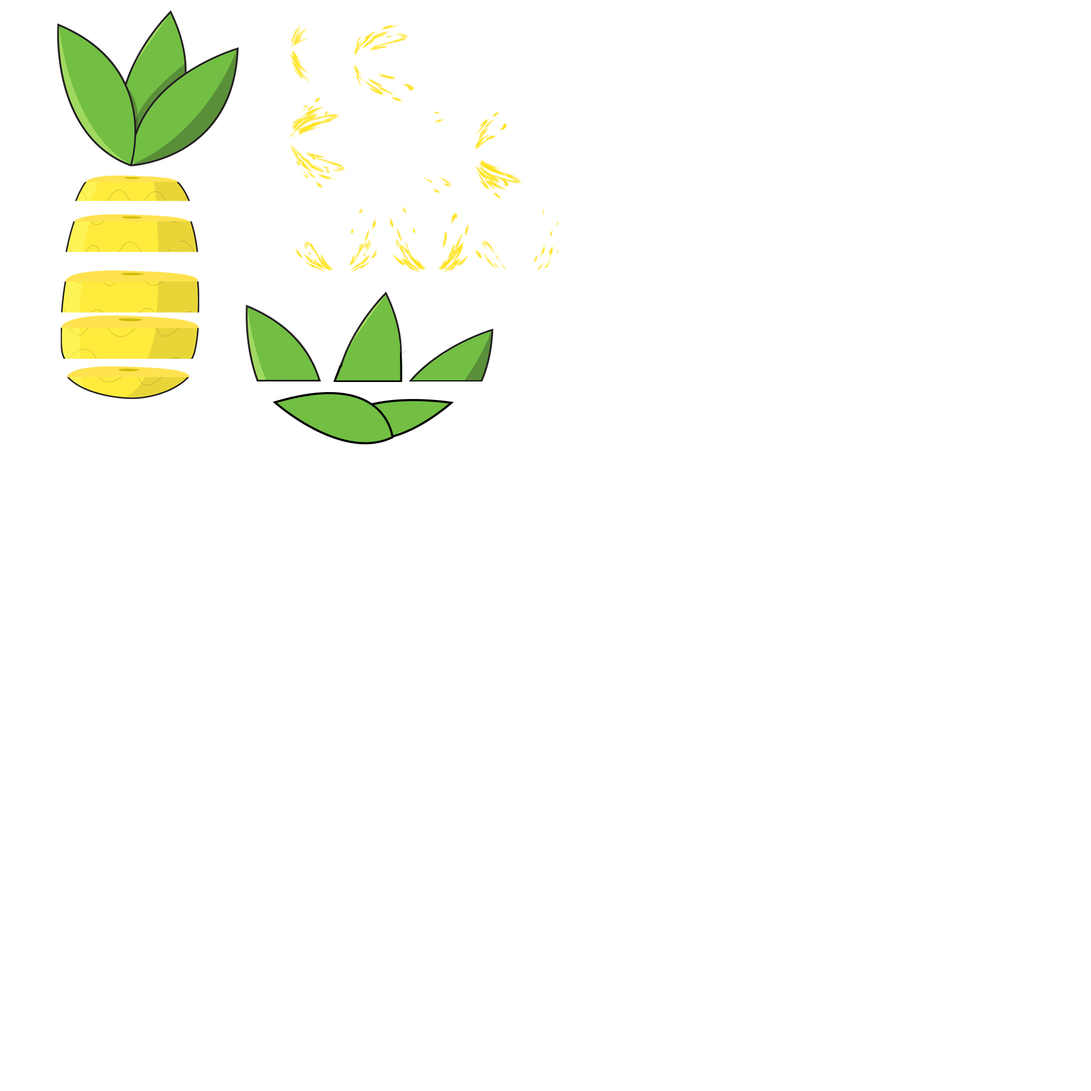
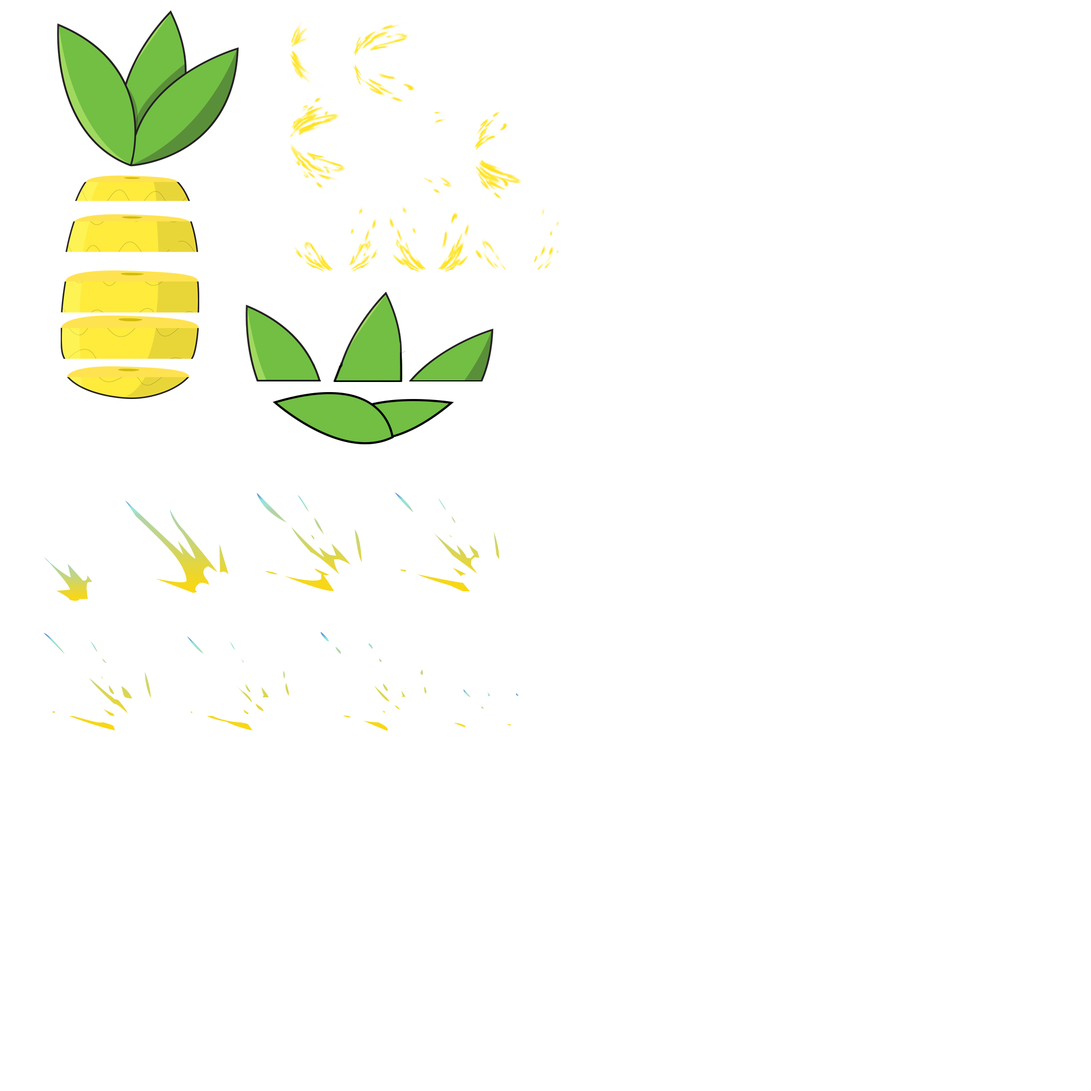
Layered file, before and after one edit (1091 x 1091). Changes by layer:
painted on "Shape 1" over [334, 394, 392, 443]
added group "Hit Effect" with 10 layers in group "Hair sliced" over [43, 492, 519, 732]
added layer "1" in group "Hit Effect" over [43, 556, 93, 602]
added layer "2" in group "Hit Effect" over [125, 500, 229, 594]
added layer "3" in group "Hit Effect" over [256, 492, 362, 592]
added layer "4" in group "Hit Effect" over [394, 492, 500, 592]
added layer "5" in group "Hit Effect" over [43, 633, 151, 731]
added layer "6" in group "Hit Effect" over [187, 636, 290, 731]
added layer "7" in group "Hit Effect" over [320, 632, 427, 732]
added layer "8" in group "Hit Effect" over [454, 689, 491, 728]
added layer "9" in group "Hit Effect" over [507, 693, 519, 726]
